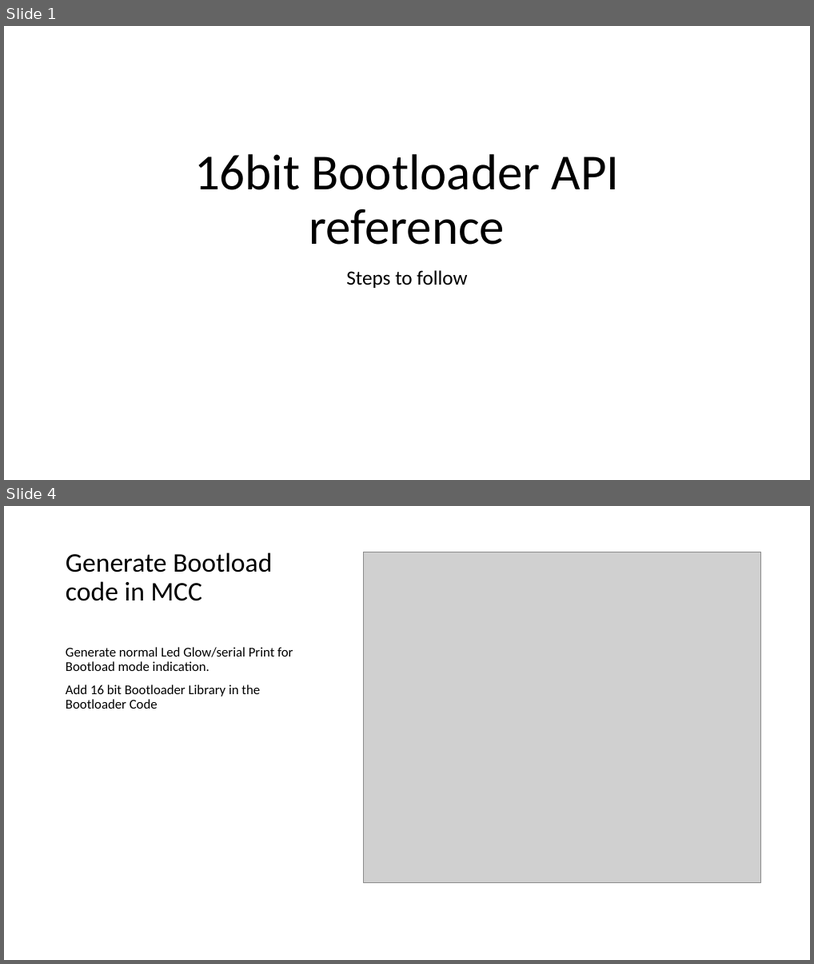
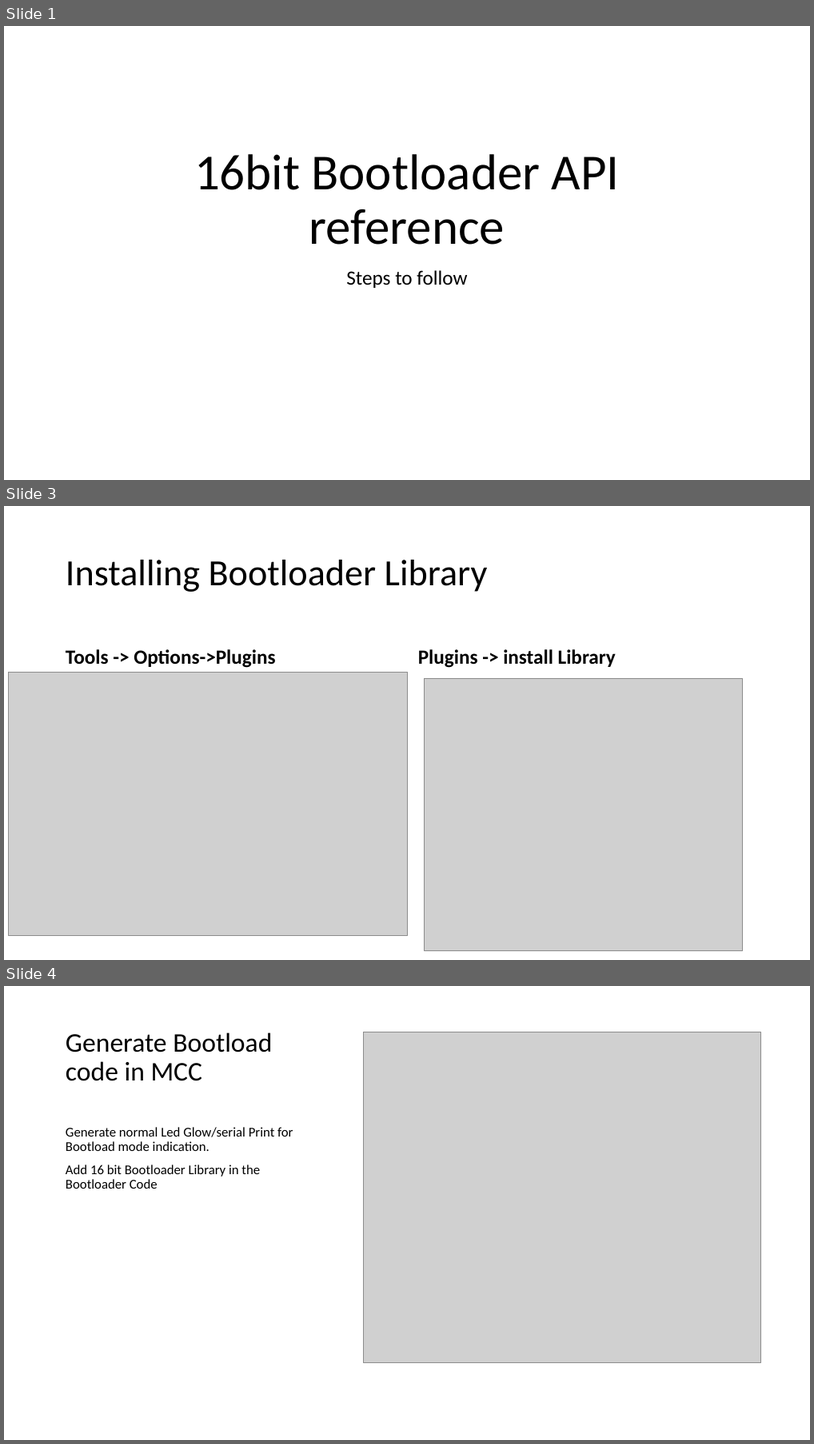
Before and after one commit to sandeepsingh4486/Test, a slide deck: 16bit Bootloader API reference.pptx. Shown one above the other, each under a label of ours: slides 1 and 4 before the commit, slides 1, 3 and 4 after it; the slides between them are not shown. The pictures are 814x964 and 814x1444 pixels, drawn with LibreOffice and Linux fonts; fonts in the diff are those of the drawing; grey boxes stand for pictures. Boxes give left, top, right and bottom in pixels: in the first picture for what was removed or moved away, otherwise in the second. Text is boxed around its words. In the diff, an @@ line names an element or a change of style, - is before the commit and + after.

```diff
--- a/16bit Bootloader API reference.pptx
+++ b/16bit Bootloader API reference.pptx
@@ slide 3 added at <box>4,506,810,960</box>, background #FFFFFF @@
@@ title added at <box>66,560,488,592</box>, 44 pt, text #000000 @@
+Installing Bootloader Library
@@ text added at <box>66,649,275,668</box>, 24 pt, text #000000, bold @@
+Tools -> Options->Plugins
@@ text added at <box>418,649,616,668</box>, 24 pt, text #000000, bold @@
+Plugins -> install Library
@@ picture added at <box>8,672,407,935</box> @@
@@ picture added at <box>425,678,743,950</box> @@
```
Also in this commit, not shown: 2 slides changed, 1 other slide added, 2 slides removed, 2 other files.
